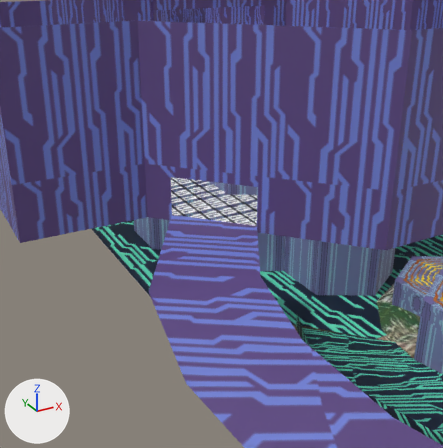
What one commit did to the Blender file digital_circuit/digital_circuit.blend.
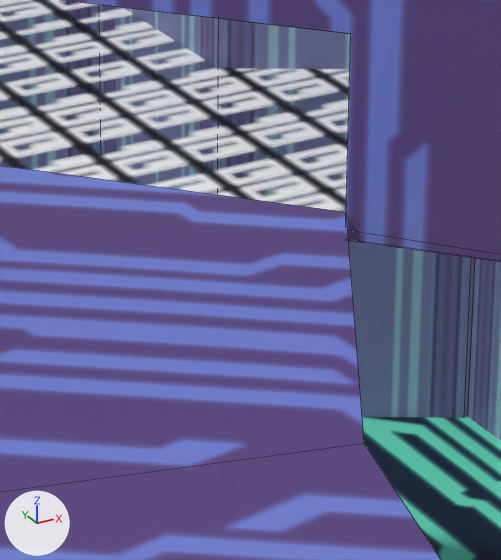
Each version appears first from a camera (50 mm lens) standing at (-33.33, -23.03, 21.4) and looking at (-16.18, 8.15, 5.81), and next in a close-up on the part from 41% to 66% of the width and 40% to 68% of the height. Arrows for +X, +Y and +Z are at lower left; the lights stay in place. The close-ups show mesh edges as thin lines.

In view in the first close-up: 'hexamino-col', 'hexamino.001-col', 'hexamino.002-col', 'opaque-convcol', 'spin-big-col', 'trans-col'.
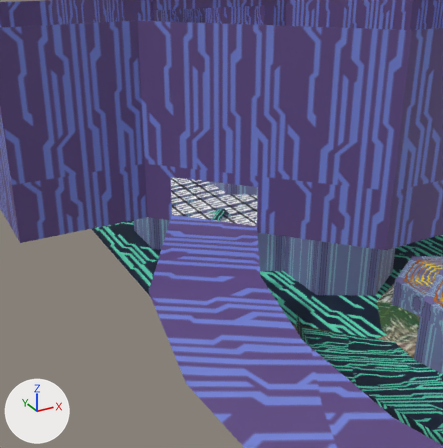
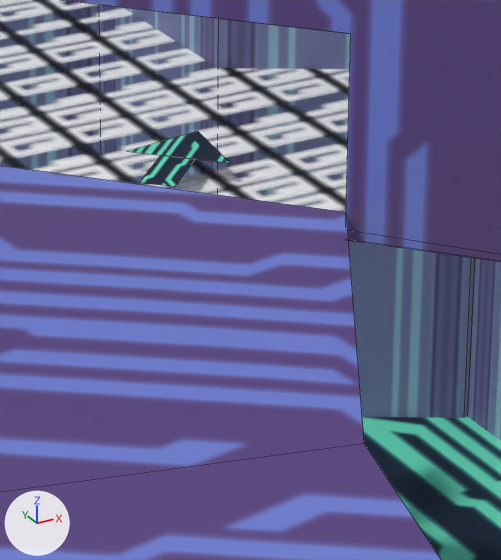
Where the change shows, as pixel boxes (x1, y1, x2, y2) in the close-ups (501 x 560 px):
'arrow', added: after (127, 131, 230, 187)

Edits to the bpy script that builds the scene:
```text
Add me_plane_027:
    me_plane_027.from_pydata(...)  # 7 vertices, 2 faces, 2 loose edges; spans x -0.75..0.75, y -1.0..1.0, z 0.0
    me_plane_027.materials.append(mat_wall_alt)  # picture img_wall_alt_png
Add ob_arrow:
    ob_arrow = bpy.data.objects.new('arrow', me_plane_027)
    ob_arrow.location = (-16.1, 8.51, 6.34)
    ob_arrow.rotation_euler = (0.0, 0.0, 2.356)  # degrees (0, 0, 135)
```
